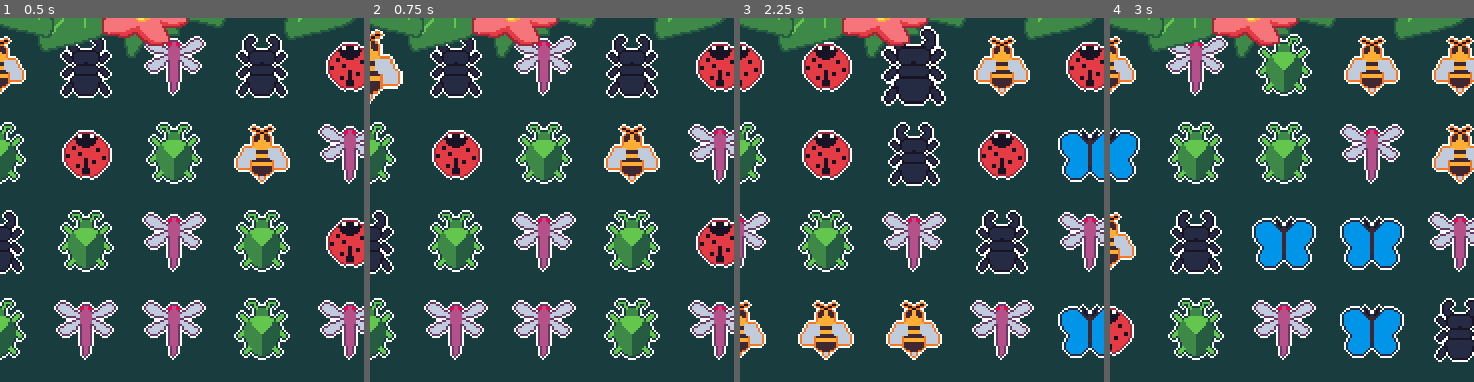
Above: before the commit, frames 1-4 (left to right).
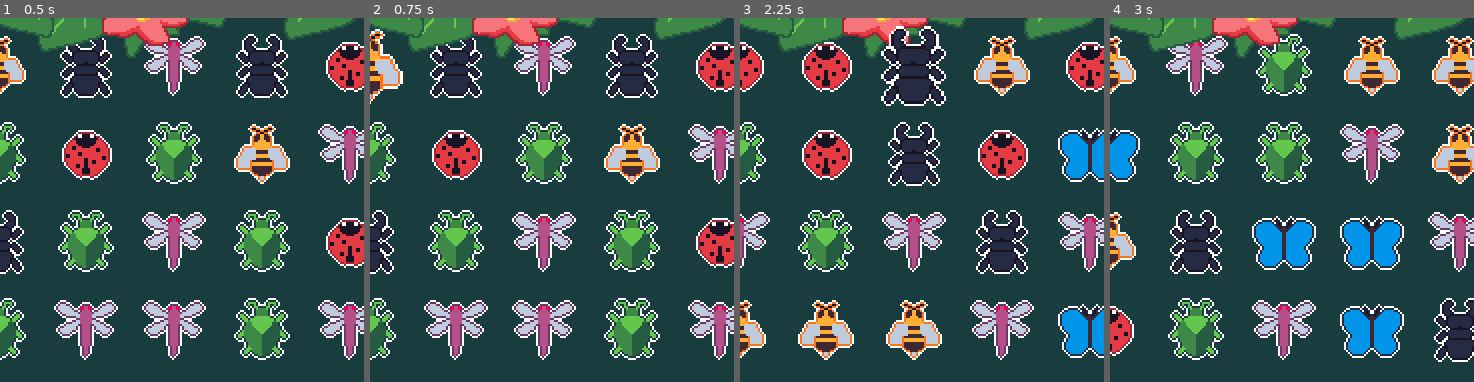
Above: after the commit, the same moments.

Repository: rthurmed/Match3
Game: Godot game, scene res://src/Game.tscn
Same seed, same stepped clock (60 frames per second), same inputs: the game is played once before the commit and once after it.
Inputs (mouse positions are % of the whole screen's width and height, from its top left):
- Up to frame 1 (0.5 s): no input
- Up to frame 2 (0.75 s): tap Enter at 0.5 s; move the mouse to (14, 10) at 0.52 s; press the mouse at (14, 10) at 0.53 s
- Up to frame 3 (2.25 s): tap R (reset) at 1.25, 2 s; move the mouse to (26, 10) at 1.27 s; release the mouse at (26, 10) at 1.28 s; click (26, 10) at 1.35 s; move the mouse to (38, 10) at 2.02 s; press the mouse at (38, 10) at 2.03 s
- Up to frame 4 (3 s): tap R (reset) at 2.75 s; move the mouse to (50, 10) at 2.77 s; release the mouse at (50, 10) at 2.78 s; click (50, 10) at 2.85 s
The pictures show only the part of the screen within x 14-64%, y 3-53%; the shares and areas given below are measured in that part.

Frame 1 is identical in both runs. In frame 2, less than 0.1% of the frame differs, in the area x 2-3%, y 3-4%; in frame 3, 0.2%, in the area x 40-50%, y 2-8%; in frame 4, nothing differs.

Commit message:
Added pop sfx when a sequence is formed

Diff:
--- a/src/Cell.gd
+++ b/src/Cell.gd
@@ -41,7 +41,7 @@
 
 
 func _process(_delta):
-	sprite.z_index = 100 if selected else 1
+	sprite.z_index = 200 if selected else 1
 	sprite.scale = Vector2.ONE * (1.25 if selected else 1.0)
 
 	if tween.is_active():
--- a/src/Game.gd
+++ b/src/Game.gd
@@ -163,6 +163,9 @@
 
 
 func pull_down_cells():
+	# If is pulling down usually means sequences have been formed
+	$Audio/Pop.play()
+
 	var col_falling = [] # How much cells of a column should fall
 
 	# Calculate the fall force to every column
@@ -209,6 +212,7 @@
 		if updated > 0:
 			pull_down_cells()
 
+
 func _on_Cell_dropped(id, dir):
 	var caller_pos = get_cell_position_by_id(id)
 	var target_pos = caller_pos + dir
--- a/src/Game.tscn
+++ b/src/Game.tscn
@@ -1,9 +1,10 @@
-[gd_scene load_steps=5 format=2]
+[gd_scene load_steps=6 format=2]
 
 [ext_resource path="res://src/Game.gd" type="Script" id=1]
 [ext_resource path="res://assets/leaves1.tres" type="Texture" id=2]
 [ext_resource path="res://assets/leaves2.tres" type="Texture" id=3]
 [ext_resource path="res://assets/leaves3.tres" type="Texture" id=4]
+[ext_resource path="res://assets/sfx/pop.wav" type="AudioStream" id=5]
 
 [node name="Game" type="Node2D"]
 script = ExtResource( 1 )
@@ -252,3 +253,8 @@
 [node name="Flower7" type="Sprite" parent="Camera2D/Decoration"]
 position = Vector2( 55, 161 )
 texture = ExtResource( 3 )
+
+[node name="Audio" type="Node" parent="."]
+
+[node name="Pop" type="AudioStreamPlayer" parent="Audio"]
+stream = ExtResource( 5 )
Not shown, added: assets/sfx/pop.wav.import
Not shown, added: assets/README.md
Not shown, added: assets/sfx/pop.wav
